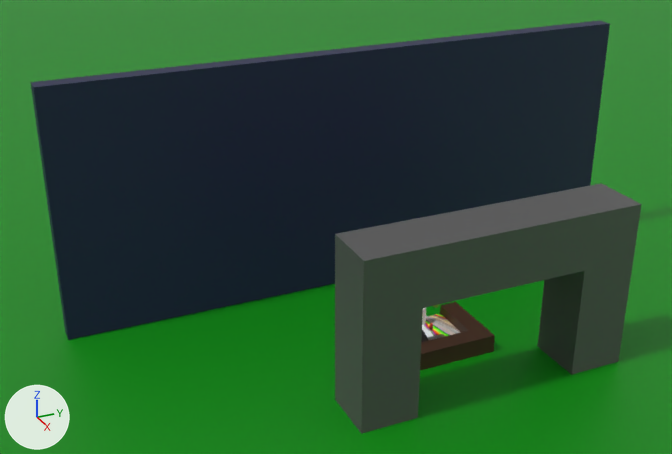
The Blender file Blender/SandBoxLobby.blend as it was, and as the next commit left it.
The view is the same before and after, from a 50 mm camera at (78.1, -45.5, 53.7) aimed at (-3.6, -8.8, 12.9). Arrows for +X, +Y and +Z are at lower left; the lights stay in place.

The older version as bpy lines, for what is in view:
```python
me_cube = bpy.data.meshes.new('Cube')
me_cube.from_pydata(...)  # 44 vertices, 42 faces; spans x -3.0..3.0, y -27.0..3.0, z -3.0..15.0
me_cube.materials.append(mat_arch)  # dark grey #575757
me_cube_013 = bpy.data.meshes.new('Cube.013')
me_cube_013.from_pydata(...)  # a box spanning x -1.0..1.0, y -1.0..1.0, z -1.0..1.0
me_cube_013.materials.append(mat_material)  # dark blue #1e1f4a
me_plane_002 = bpy.data.meshes.new('Plane.002')
me_plane_002.from_pydata([(-1.0, -1.0, 0.0), (1.0, -1.0, 0.0), (-1.0, 1.0, 0.0), (1.0, 1.0, 0.0)], [], [(0, 1, 3, 2)])
ob_cube_001_col_001 = bpy.data.objects.new('Cube.001-col.001', me_cube_013)
ob_cube_001_col_001.location = (-14.98, -1.42, 14.3)
ob_cube_001_col_001.scale = (1.0, 34.8, 14.2)
ob_cube_col = bpy.data.objects.new('Cube-col', me_cube)
ob_cube_col.location = (11.09, 12.89, 3.02)
ob_plane_002_col = bpy.data.objects.new('Plane.002-col', me_plane_002)
ob_plane_002_col.location = (4.0, 0.0, 1.0)
# also in view: 'Floor-col' at (0.0, 0.0, 0.0)
```
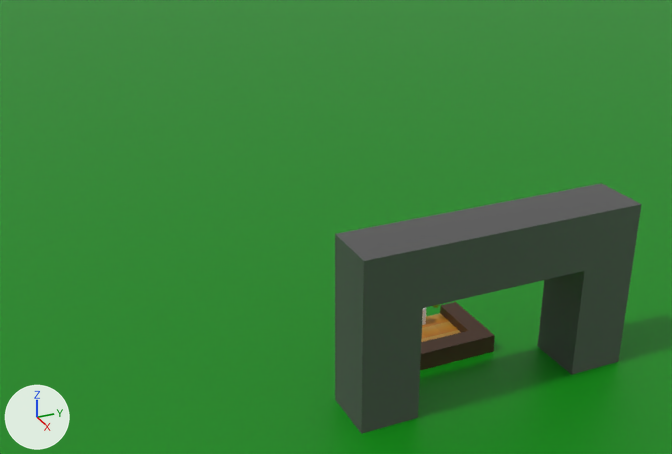
Changed parts and their boxes [x1, y1, x2, y2] in the pictures (672 x 454 px):
'Cube.001-col.001', deleted (blue)
    before: [30, 20, 610, 340]
'Plane.002-col', deleted
    before: [427, 334, 445, 340]

What the commit changed:
Object 'Plane.002-col' (ob_plane_002_col) is deleted.
Object 'Cube.001-col.001' (ob_cube_001_col_001) is deleted.
